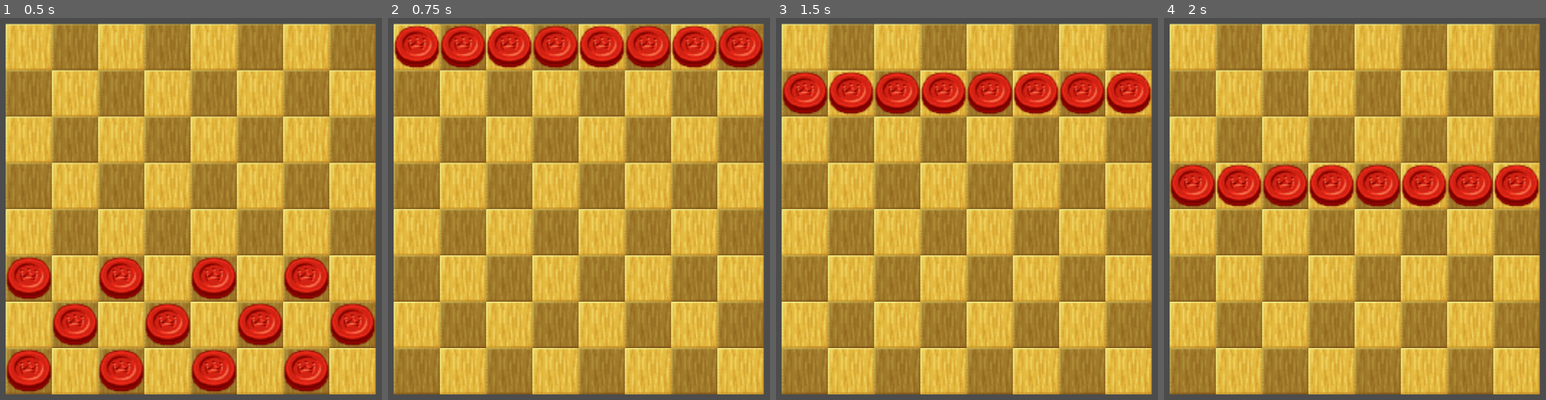
Above: before the commit, frames 1-4 (left to right).
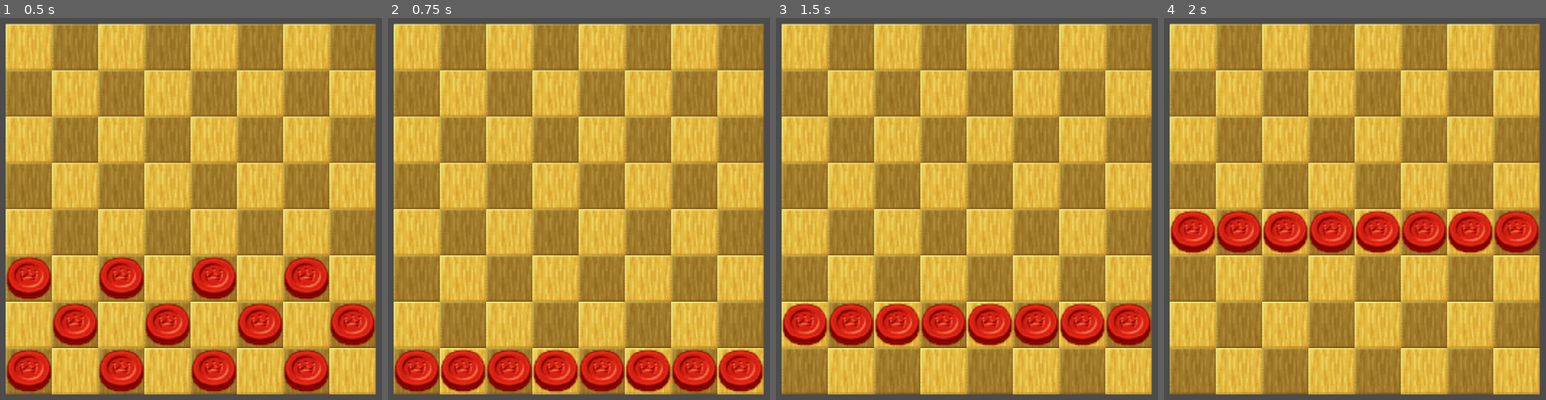
Above: after the commit, the same moments.

Repository: rcoconnor/GodotCheckers
Game: Godot game, scene res://Scenes/GameScene.tscn
Two runs of this game, one before a commit and one after it. Both use one fixed random seed, a clock stepped at 60 frames per second and the inputs below.
Inputs:
- Up to frame 1 (0.5 s): no input
- Up to frame 2 (0.75 s): tap Enter at 0.5 s; hold Space (ui_select) from 0.53 s (still down)
- Up to frame 3 (1.5 s): release Space (ui_select) at 1.28 s; tap Space (ui_select) at 1.35 s
- Up to frame 4 (2 s): tap Space (ui_select) at 1.52, 1.82 s

Frame 1 is identical in both runs. In frame 2, 17% of the frame differs, in the area x 1-99%, y 1-99%; in frame 3, 17%; in frame 4, 17%.

Commit message:
Ensured Lookup tables are correct

Diff:
--- a/Scripts/Bitboard.gd
+++ b/Scripts/Bitboard.gd
@@ -1,4 +1,4 @@
-extends Object
+extends Reference
 
 # Bitboard Class
 #
@@ -16,24 +16,6 @@
 func _process(_delta):
 	pass
 
-
-func right_shift():
-	var new_string = ""
-
-	var last = b_board_state[63]
-	for i in range(64):
-		new_string += last
-		last = b_board_state[i]
-	return new_string
-
-
-func left_shift():
-	var new_string = ""
-	var first = b_board_state[0]
-	for i in range(63):
-		new_string += b_board_state[i+1]
-	new_string += first
-	return new_string
 
 
 
@@ -161,3 +143,43 @@
 
 func get_lsb():
 	return b_board_state[63]
+
+
+# shifts a binary string to the right by one bit
+static func shift_board_right(bin_board_string):
+	var new_string = ""
+	var last  = bin_board_string[63]
+	for i in range(64):
+		new_string += last
+		last = bin_board_string[i]
+	return new_string
+
+
+# shifts a binary string to the left by one bit and returns the result
+static func shift_board_left(bin_board_string):
+	var new_string = ""
+	var first = bin_board_string[0]
+	for i in range(63):
+		new_string += bin_board_string[i+1]
+	new_string += first
+	return new_string
+
+
+ # Deprecated, should not use this
+func right_shift():
+	var new_string = ""
+
+	var last = b_board_state[63]
+	for i in range(64):
+		new_string += last
+		last = b_board_state[i]
+	return new_string
+
+ # Deprecated, should not use this
+func left_shift():
+	var new_string = ""
+	var first = b_board_state[0]
+	for i in range(63):
+		new_string += b_board_state[i+1]
+	new_string += first
+	return new_string
--- a/Scripts/GameManager.gd
+++ b/Scripts/GameManager.gd
@@ -38,12 +38,12 @@
 
 func _input(event):
 	if event.is_action_pressed("ui_select"):
-		refresh_board()
+		clear_board()
 		CUR_INDEX += 1
 		place_pieces_from_board(lookup.mask_rank(CUR_INDEX-1))
 
 
-func refresh_board():
+func clear_board():
 	for each_piece in pieces_array:
 		each_piece.queue_free()
 	pieces_array = Array()
--- a/Scripts/LookupTables.gd
+++ b/Scripts/LookupTables.gd
@@ -1,4 +1,4 @@
-extends Object
+extends Reference
 
 
 func _ready():
@@ -44,7 +44,10 @@
 		idx = position_string_to_index(position)
 	else:
 		idx = position
-	num_to_return = num_to_return << idx
+	var string_to_return = ""
+	for i in range(64):
+		if (i == idx): string_to_return += "1"
+		else: string_to_return += "0"
 	return num_to_return
 
 
@@ -58,7 +61,8 @@
 # returns a bitboard that when anded with another bitboard masks
 static func mask_rank(rank):
 	var hex_num_to_return = "00000000000000"
-	var string_to_return = hex_num_to_return.insert(rank * 2, "FF")
+	var index = 14 - (rank * 2)
+	var string_to_return = hex_num_to_return.insert(index, "FF")
 	return string_to_return
 
 
@@ -66,7 +70,8 @@
 # with another board it clears the board except for that rank
 static func clear_rank(rank):
 	var start_string = "FFFFFFFFFFFFFF"
-	var string_to_return = start_string.insert(rank * 2, "00")
+	var index = 14 - (rank * 2)
+	var string_to_return = start_string.insert(index, "00")
 	return string_to_return
 
 
Not shown, added: Scripts/.Bitboard.gd.swp
Not shown, added: Scripts/.GameManager.gd.swp
Not shown, added: Scripts/.LookupTables.gd.swp
